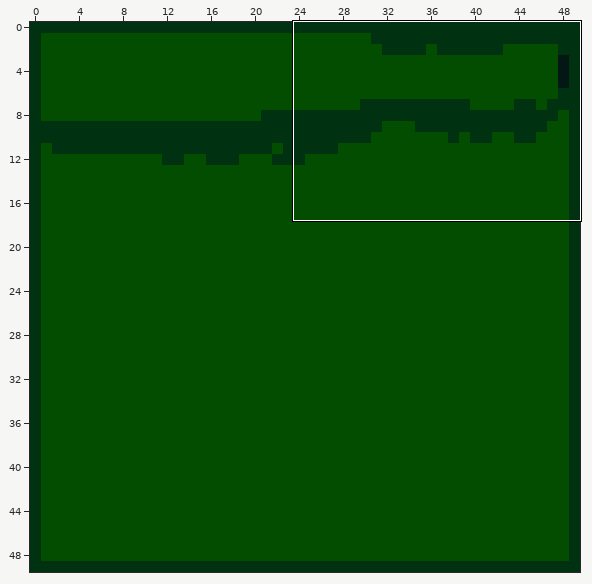
One commit to this Tiled map: resources/maps/level2.tmx. Above, an overview of the earlier version with the close-up marked.
Close-up. Earlier state:
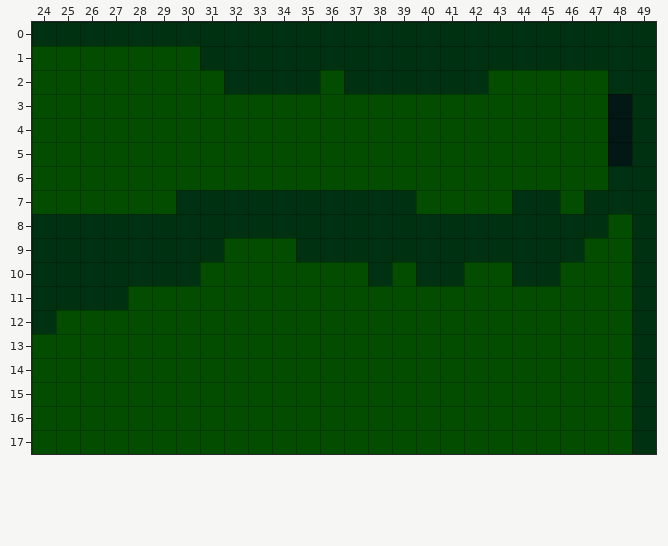
Cells are 16x16 px. Shown: x 24..49, y 0..17. The commit also changed other parts of the map, which this record leaves out.
Once edited:
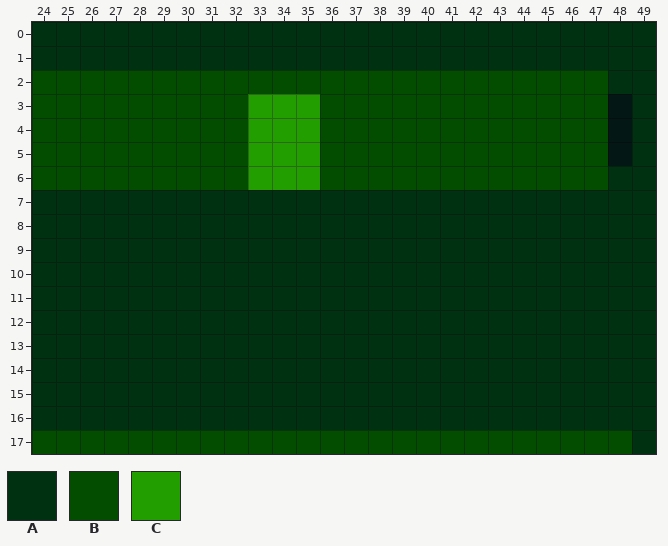
Key: from "deepcave": A 1, B 3, C 4.
_ is an empty cell, . an unchanged one.
Changes in this commit:
--- layer "Background"
@@ x 33..35 @@
- 3 BBB
- 4 BBB
- 5 BBB
- 6 BBB
+ 3 CCC
+ 4 CCC
+ 5 CCC
+ 6 CCC
--- layer "Solid"
@@ x 24..42 @@
- 1 _______............
- 2 ........AAAA.AAAAAA
+ 1 AAAAAAA............
+ 2 ........____.______
@@ x 24..48 @@
- 7 ______..........____.._..
- 8 ........................_
- 9 ........___............__
-10 ......._______._..__..___
-11 ...._____________________
-12 .________________________
-13 _________________________
-14 _________________________
-15 _________________________
-16 _________________________
+ 7 AAAAAA..........AAAA..A..
+ 8 ........................A
+ 9 ........AAA............AA
+10 .......AAAAAAA.A..AA..AAA
+11 ....AAAAAAAAAAAAAAAAAAAAA
+12 .AAAAAAAAAAAAAAAAAAAAAAAA
+13 AAAAAAAAAAAAAAAAAAAAAAAAA
+14 AAAAAAAAAAAAAAAAAAAAAAAAA
+15 AAAAAAAAAAAAAAAAAAAAAAAAA
+16 AAAAAAAAAAAAAAAAAAAAAAAAA
Where, in picture pixels (left, top, right, bottom), the same in both close-ups:
added: (32, 46, 200, 70)
changed: (224, 70, 320, 190)
removed: (344, 70, 488, 94)
added: (32, 190, 176, 214)
added: (416, 190, 512, 214)
added: (560, 190, 584, 214)
added: (32, 214, 632, 430)
